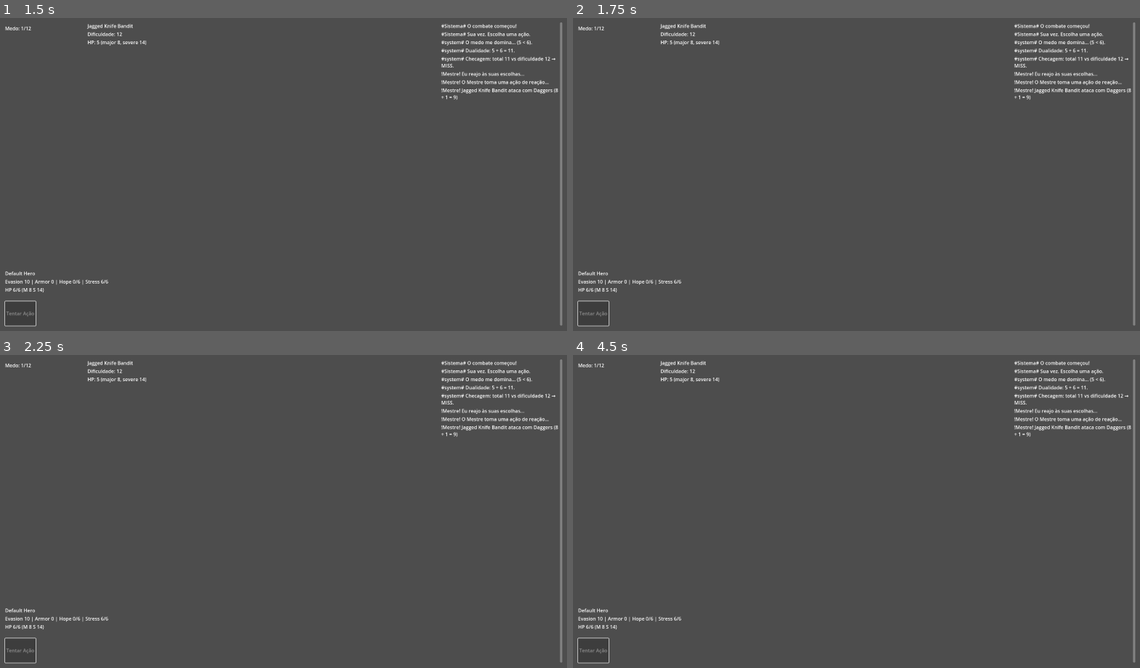
Above: before the commit, frames 1-4 (two rows, left to right).
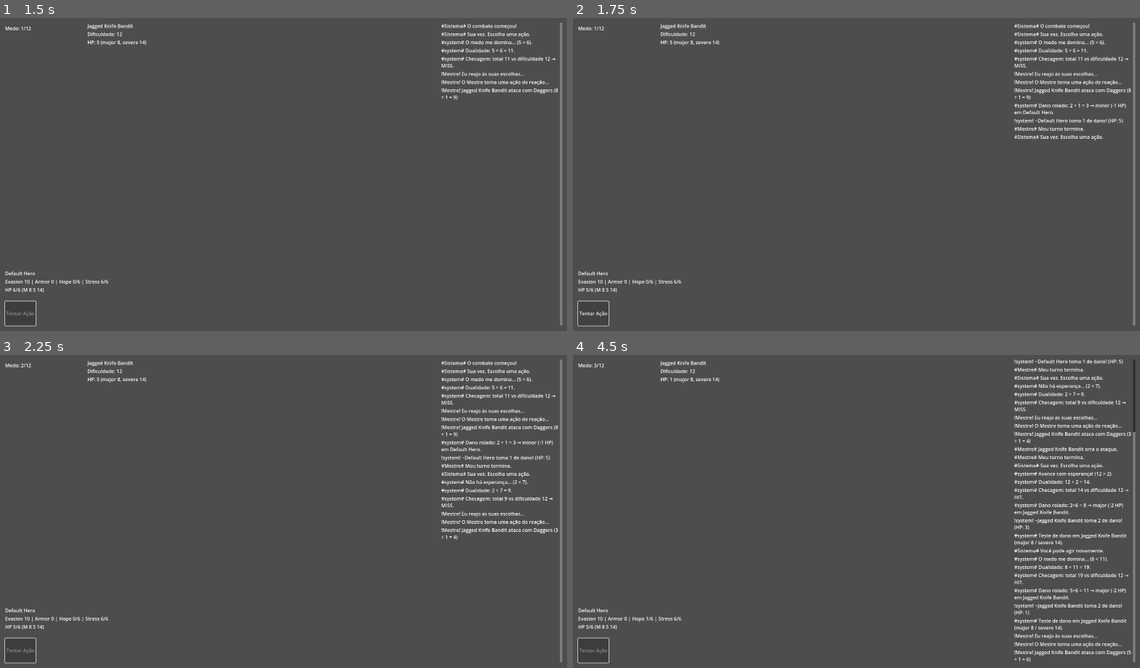
Above: after the commit, the same moments.

Repository: lucsantunes/daggerheart
Game: Godot game, scene res://scenes/CombatScene.tscn
The game is run twice, just before and just after one commit, with the same random seed, the same clock (stepped at 60 frames per second) and the same inputs. The project has no main scene, so this scene is started directly.
Inputs (mouse positions are in pixels of both pictures, inside the frame that each line leads up to):
- Up to frame 1 (1.5 s): click "Tentar Ação" at 0.5 s; tap Enter at 1.25 s; tap L at 1.35 s
- Up to frame 2 (1.75 s): no input
- Up to frame 3 (2.25 s): click (22, 649) at 2 s, where only the run after the commit has a clickable "Tentar Ação"
- Up to frame 4 (4.5 s): tap Space at 2.75 s; tap L at 2.85, 4.35 s; click (595, 649) at 3.5 s, where only the run after the commit has a clickable "Tentar Ação"; tap Enter at 4.25 s

Frame 1 is identical in both runs. In frame 2, 0.6% of the frame differs, in the area x 1-98%, y 27-96%; in frame 3, 1.3%; in frame 4, 4.7%, in the area x 2-100%, y 1-99%.

Commit message:
Improve d20 roll handling in MasterAI by implementing a timeout mechanism for signal reception. This ensures fallback RNG is used if the d20 roll signal is not received in a timely manner, enhancing reliability in attack calculations and logging.

Diff:
--- a/scripts/master_ai.gd
+++ b/scripts/master_ai.gd
@@ -63,9 +63,26 @@
 					attack_bonus = int(monster.data.attack_bonus)
 				var to_hit: int = 0
 				if dice_roller and dice_roller.has_method("roll_d20") and dice_roller.has_signal("d20_rolled"):
-					# Use DiceRoller so logs show the d20 roll; await the emitted value (already includes modifier)
+					var received := false
+					var hit_value := 0
+					var handler = func(v: int) -> void:
+						hit_value = v
+						received = true
+					dice_roller.d20_rolled.connect(handler)
 					dice_roller.roll_d20(attack_bonus)
-					to_hit = int(await dice_roller.d20_rolled)
+					var safe_wait := 0
+					while not received and safe_wait < 60:
+						await get_tree().process_frame
+						safe_wait += 1
+					if dice_roller.d20_rolled.is_connected(handler):
+						dice_roller.d20_rolled.disconnect(handler)
+					if not received:
+						# Fallback if signal wasn't received in time
+						print("[MasterAI] WARNING: d20_rolled not received after %d frames. Using fallback RNG." % safe_wait)
+						to_hit = randi_range(1, 20) + attack_bonus
+					else:
+						print("[MasterAI] d20_rolled received: %d" % hit_value)
+						to_hit = hit_value
 				else:
 					to_hit = randi_range(1, 20) + attack_bonus
 				print("[MasterAI] To-Hit roll: d20 + %d = %d vs evasion %d" % [attack_bonus, to_hit, int(player_target.data.evasion)])
